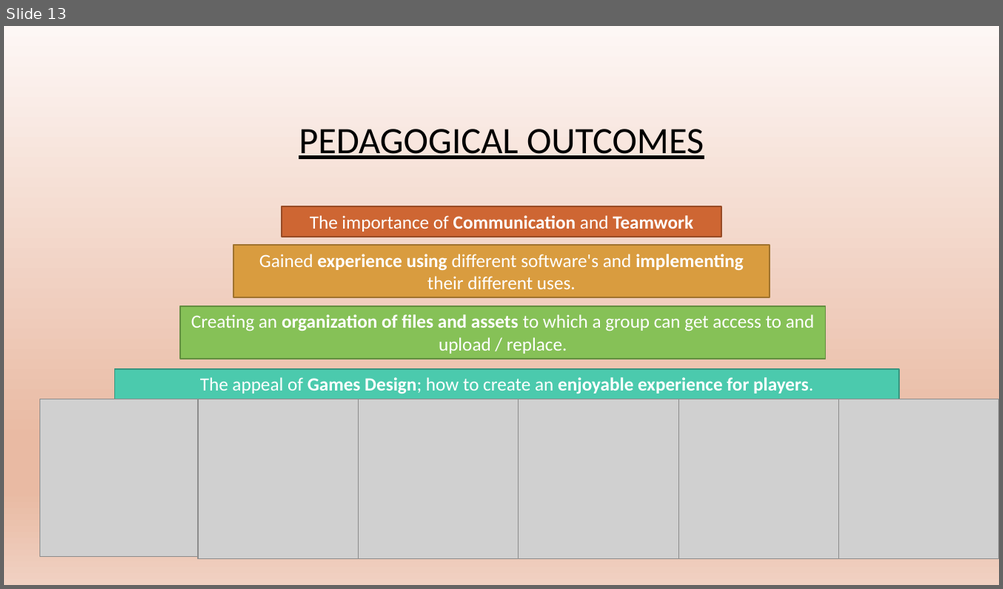
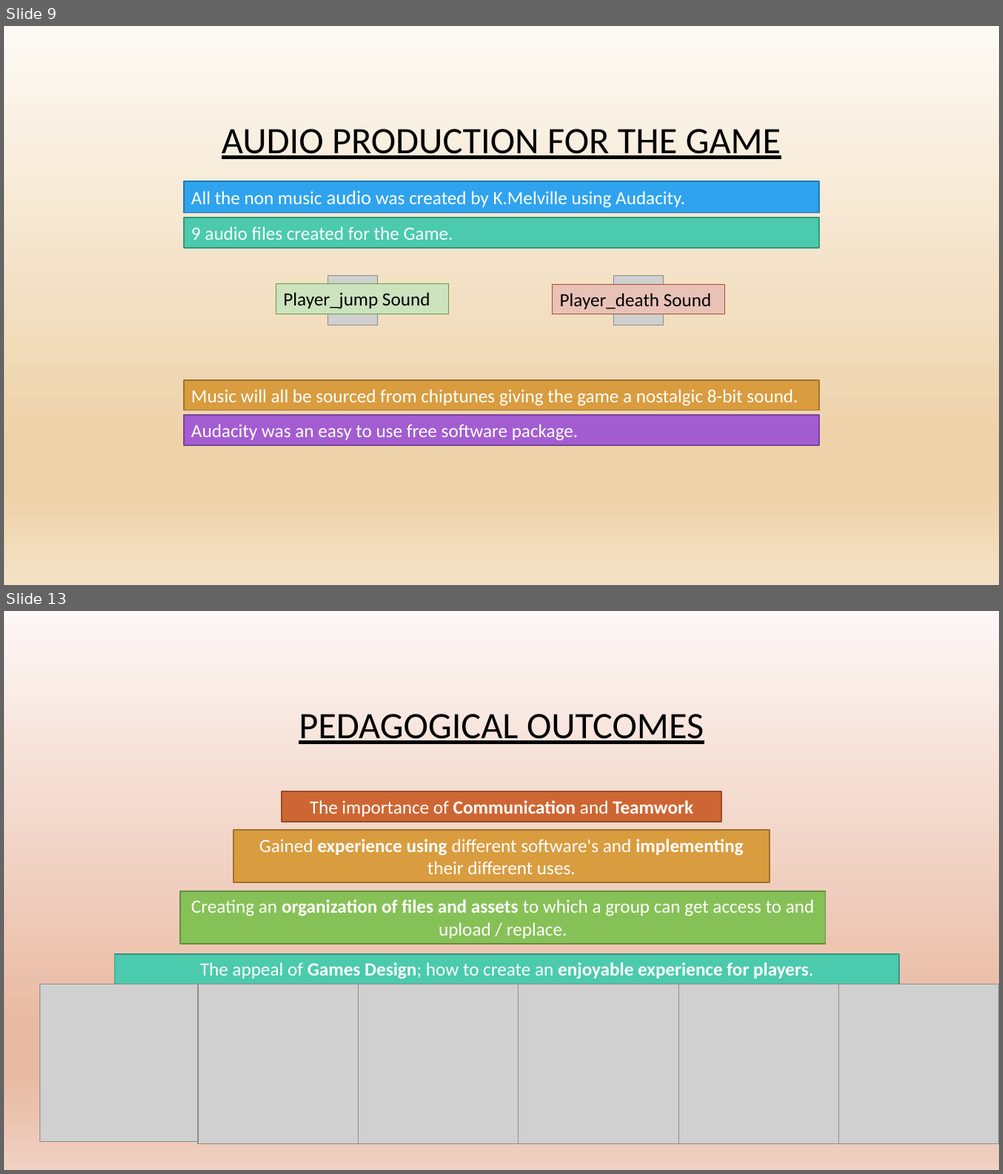
Before and after one commit to chesney85/Year2GameDev, a slide deck: TeamDocs/WordDocs/Presentation/JelBlob_Presentation_AW.pptx. Shown one above the other, each under a label of ours: slide 13 before the commit, slides 9 and 13 after it; the slides between them are not shown. The pictures are 1003x589 and 1003x1174 pixels, drawn with LibreOffice and Linux fonts; fonts in the diff are those of the drawing; grey boxes stand for pictures; background and template pictures are left out. Boxes give left, top, right and bottom in pixels: in the first picture for what was removed or moved away, otherwise in the second. Text is boxed around its words. In the diff, an @@ line names an element or a change of style, - is before the commit and + after.

Commit message:
Updated with Audio, Development and Project Areas

```diff
--- a/TeamDocs/WordDocs/Presentation/JelBlob_Presentation_AW.pptx
+++ b/TeamDocs/WordDocs/Presentation/JelBlob_Presentation_AW.pptx
@@ slide 9 added at (x1=4, y1=26, x2=999, y2=585), background picture (left out) @@
@@ title added at (x1=222, y1=129, x2=781, y2=159), 36 pt, text #000000, underline @@
+AUDIO PRODUCTION FOR THE GAME
@@ rectangle added at (x1=184, y1=181, x2=819, y2=212), fill #2FA3EE, outline #2379B0 1.25 pt, 18 pt, text #FFFFFF @@
+All the non music audio was created by K.Melville using Audacity.
@@ rectangle added at (x1=184, y1=218, x2=819, y2=247), fill #4BCAAD, outline #379580 1.25 pt, 18 pt, text #FFFFFF @@
+9 audio files created for the Game.
@@ rectangle added at (x1=276, y1=284, x2=449, y2=314), fill #CCE3BF, outline #6B9B46 0.75 pt, 18 pt, text #000000 @@
+Player_jump Sound
@@ picture added at (x1=328, y1=276, x2=378, y2=326) @@
@@ rectangle added at (x1=552, y1=284, x2=725, y2=314), fill #E9C2B8, outline #A55229 0.75 pt, 18 pt, text #000000 @@
+Player_death Sound
@@ picture added at (x1=614, y1=276, x2=663, y2=326) @@
@@ rectangle added at (x1=184, y1=380, x2=819, y2=410), fill #D99C3F, outline #A1732F 1.25 pt, 18 pt, text #FFFFFF @@
+Music will all be sourced from chiptunes giving the game a nostalgic 8-bit sound.
@@ rectangle added at (x1=184, y1=415, x2=819, y2=446), fill #A35DD1, outline #79459B 1.25 pt, 18 pt, text #FFFFFF @@
+Audacity was an easy to use free software package.
```
Also in this commit, not shown: 1 slide changed, 2 other slides added, 3 slides removed.
